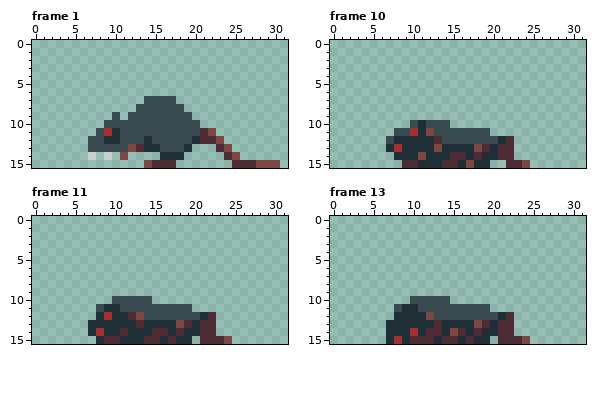
Two versions of one pixel-art file, aseprite/rat_death.aseprite. The picture above is the old version.
32x16 pixels, 17 frames. Shown: frame 1, frame 10, frame 11, frame 13. The commit also changed other frames, which this record leaves out.
After:
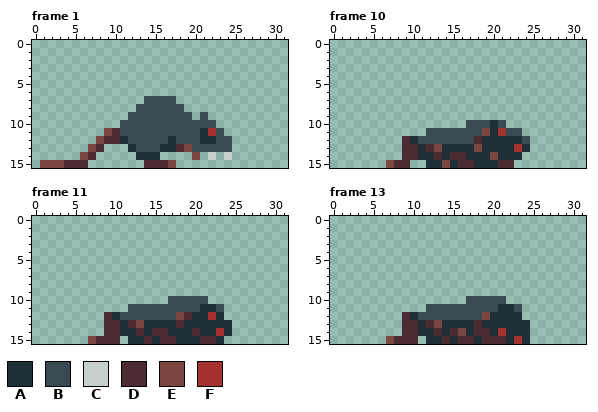
Palette (. is transparent): A #202e37  B #394a50  C #c7cfcc  D #4d2b32  E #7a4841  F #a53030
Change:
Changed rows in their new state; - is an unchanged pixel.
Frame 1:
first column x 1:
 9 ---------.----------B---------
10 --------..----------BB--------
11 -------.ED----------AFB-------
12 ------.EDDA--B--A--BAABB------
13 ------ED...ABBBAADEBBBBB------
14 -----ED-.-.-AAA...-E-C-C.-----
15 EEEDDD-------D--E-------......
Frame 10:
first column x 7:
10 ---.....--BBBAB---
11 -....B------EAFBB-
12 ..D-BBB----DAA-AAB
13 ..DD-D------A-AAFA
14 -.DDA-D----A-EAAA-
15 ED-..--EADD--AD-..
Frame 11:
first column x 7:
10 ---.....--BBBBB---
11 -....--------BAAB-
12 -.D-BBB----EDA-FA-
13 ..DD-DE----DA-AAAA
14 ..DDA-D----A-DAAFA
15 ED--.---AD---A--A.
Frame 13:
first column x 7:
10 ---.....--BBBBB---
11 -....--------BAAB-
12 -.D-BB------EA-AA-
13 ..DD-DE----DA-AAAA
14 ..DD-A--DE--D-FAAA
15 EDD-.A--AD--DD-AFA
Changed places in both pictures, as pixel boxes (x1, y1, x2, y2):
changed: (40, 112, 280, 168)
changed: (386, 120, 530, 168)
changed: (88, 296, 232, 344)
changed: (386, 296, 530, 344)
